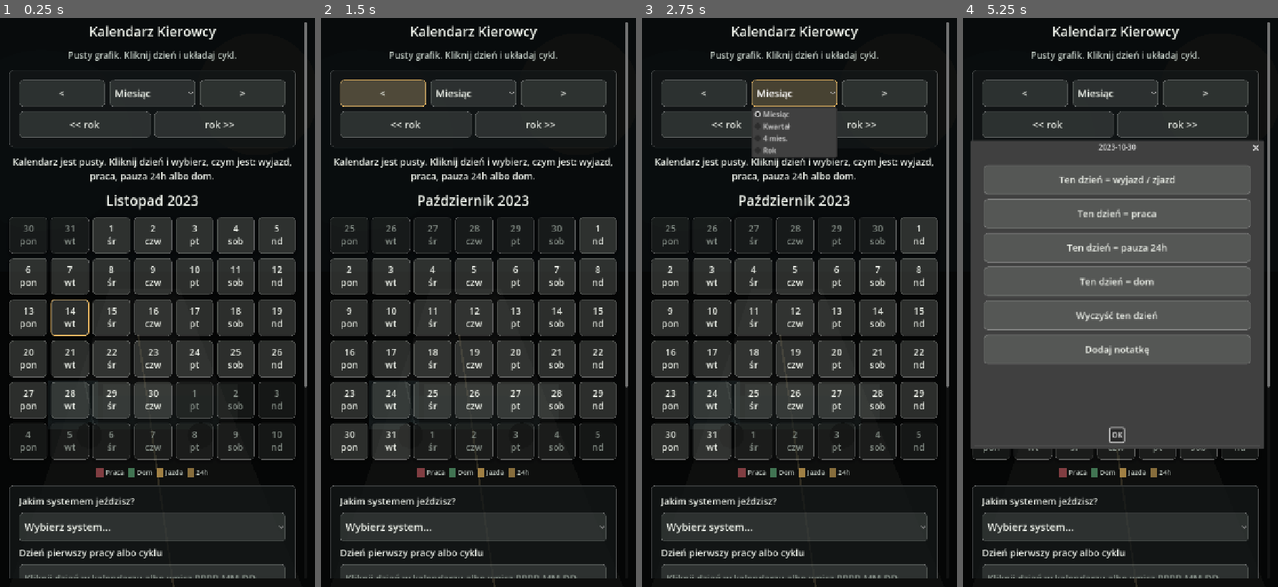
Above: before the commit, frames 1-4 (left to right).
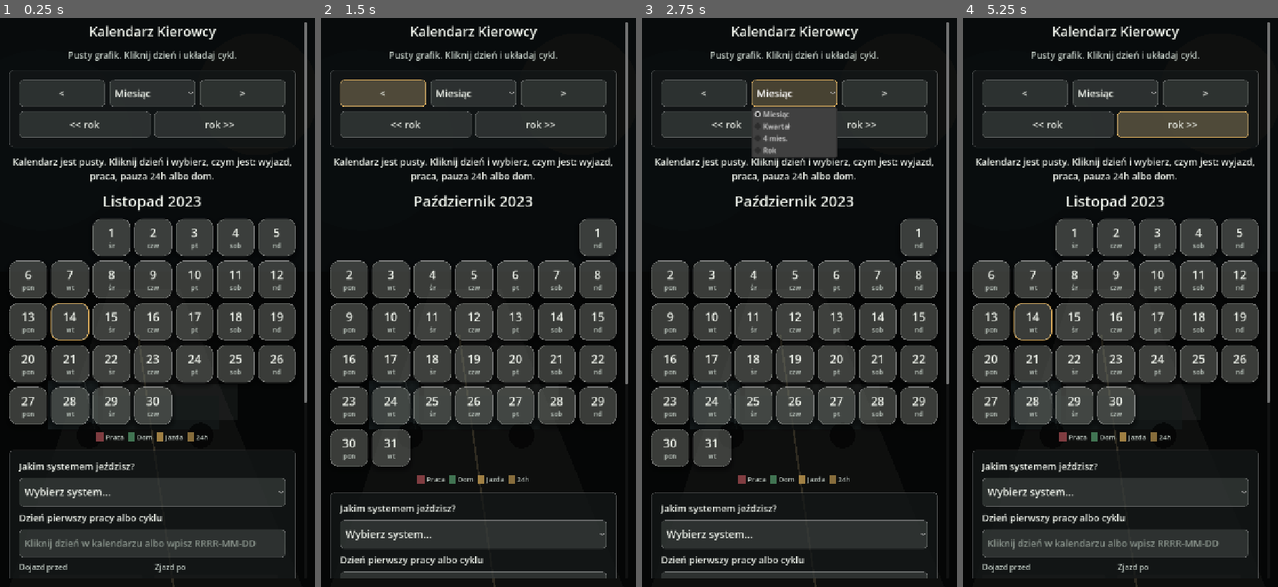
Above: after the commit, the same moments.

Repository: ElKlient/IDOL-Genesis
Game: Godot game, scene res://scenes/main.tscn
Same seed, same stepped clock (60 frames per second), same inputs: the game is played once before the commit and once after it.
Inputs (mouse positions are in pixels of both pictures, inside the frame that each line leads up to):
- Up to frame 1 (0.25 s): no input
- Up to frame 2 (1.5 s): click "<" at 0.5 s; click (472, 575) at 1.27 s; type "12" at 1.35 s
- Up to frame 3 (2.75 s): click "Miesiąc" at 2 s
- Up to frame 4 (5.25 s): click ">" at 2.75 s; click "<< rok" at 3.5 s; click "rok >>" at 4.25 s; click (991, 234) at 5 s, where only the run before the commit has a clickable "30 pon"

The runs differ from the first frame. In frame 1, 22% of the frame differs, in the area x 2-98%, y 30-99%; in frame 2, 18%; in frame 3, 18%; in frame 4, 54%, in the area x 2-98%, y 16-99%.

Commit message:
Use seven mobile tiles per calendar row

Diff:
--- a/scripts/main.gd
+++ b/scripts/main.gd
@@ -21,7 +21,7 @@
 
 const COLOR_PANEL := Color(0.075, 0.090, 0.092, 0.76)
 const COLOR_PANEL_SOFT := Color(0.110, 0.125, 0.122, 0.72)
-const COLOR_TILE_EMPTY := Color(0.90, 0.93, 0.88, 0.18)
+const COLOR_TILE_EMPTY := Color(0.90, 0.93, 0.88, 0.24)
 const COLOR_TILE_EMPTY_OUTSIDE := Color(0.90, 0.93, 0.88, 0.08)
 const COLOR_TEXT := Color(0.94, 0.955, 0.925)
 const COLOR_TEXT_MUTED := Color(0.76, 0.80, 0.77)
@@ -32,6 +32,7 @@
 const COLOR_REST := Color(0.62, 0.50, 0.27, 0.84)
 const COLOR_TODAY := Color(0.92, 0.72, 0.38)
 const PORTRAIT_WIDTH := 640
+const TILE_COLUMNS := 7
 
 var calculator := ScheduleCalculator.new()
 var current_year: int
@@ -462,65 +463,101 @@
 func _make_month_section(year: int, month: int) -> VBoxContainer:
 	var section := VBoxContainer.new()
 	section.size_flags_horizontal = Control.SIZE_EXPAND_FILL
-	section.add_theme_constant_override("separation", 14)
-
-	var title := _make_label("%s %d" % [MONTH_NAMES[month - 1], year], 31 if _range_months() == 1 else 27, COLOR_TEXT)
+	section.add_theme_constant_override("separation", 16)
+
+	var title := _make_label("%s %d" % [MONTH_NAMES[month - 1], year], 33 if _range_months() == 1 else 28, COLOR_TEXT)
 	title.horizontal_alignment = HORIZONTAL_ALIGNMENT_CENTER
 	section.add_child(title)
 
 	var grid := GridContainer.new()
-	grid.columns = 7
+	grid.columns = TILE_COLUMNS
 	grid.size_flags_horizontal = Control.SIZE_EXPAND_FILL
 	grid.add_theme_constant_override("h_separation", 8)
 	grid.add_theme_constant_override("v_separation", 10)
 	section.add_child(grid)
 
 	var first_offset := ScheduleCalculator.month_start_weekday_monday(year, month)
+	for _offset in range(first_offset):
+		grid.add_child(_make_day_spacer())
+
 	var days_current := ScheduleCalculator.days_in_month(year, month)
-
-	for cell_index in range(42):
-		var date := _date_for_month_cell(year, month, cell_index, first_offset, days_current)
-		var date_year := int(date["year"])
-		var date_month := int(date["month"])
-		var date_day := int(date["day"])
-		var day_index := ScheduleCalculator.day_index_from_date(date_year, date_month, date_day)
-		var key := _date_key(date_year, date_month, date_day)
+	for day in range(1, days_current + 1):
+		var day_index := ScheduleCalculator.day_index_from_date(year, month, day)
+		var key := _date_key(year, month, day)
 		var state := _visual_state_for_day(day_index, key)
-		var in_month := date_month == month
-		grid.add_child(_make_day_cell(date_year, date_month, date_day, day_index, in_month, state, day_index == today_day_index))
+		grid.add_child(_make_day_cell(year, month, day, day_index, state, day_index == today_day_index))
 
 	return section
 
 
-func _make_day_cell(year: int, month: int, day: int, day_index: int, in_month: bool, state: int, is_today: bool) -> Button:
+func _make_day_cell(year: int, month: int, day: int, day_index: int, state: int, is_today: bool) -> Button:
 	var key := _date_key(year, month, day)
 	var button := Button.new()
-	button.text = _day_cell_text(day, day_index, state, notes.has(key))
+	button.text = ""
 	button.custom_minimum_size = Vector2(0, _day_cell_height())
 	button.size_flags_horizontal = Control.SIZE_EXPAND_FILL
 	button.clip_text = true
 	button.alignment = HORIZONTAL_ALIGNMENT_CENTER
-	button.add_theme_font_size_override("font_size", _day_cell_font_size())
-	button.add_theme_color_override("font_color", COLOR_TEXT if in_month else COLOR_TEXT_DIM)
+	button.add_theme_color_override("font_color", COLOR_TEXT)
 	button.add_theme_color_override("font_hover_color", COLOR_TEXT)
 	button.add_theme_color_override("font_pressed_color", COLOR_TEXT)
-	button.add_theme_stylebox_override("normal", _tile_style(_state_color(state, in_month), is_today))
-	button.add_theme_stylebox_override("hover", _tile_style(_state_color(state, in_month).lightened(0.08), is_today))
-	button.add_theme_stylebox_override("pressed", _tile_style(_state_color(state, in_month).darkened(0.09), is_today))
-	button.add_theme_stylebox_override("focus", _tile_style(_state_color(state, in_month), true))
+	button.add_theme_stylebox_override("normal", _tile_style(_state_color(state), is_today))
+	button.add_theme_stylebox_override("hover", _tile_style(_state_color(state).lightened(0.08), is_today))
+	button.add_theme_stylebox_override("pressed", _tile_style(_state_color(state).darkened(0.09), is_today))
+	button.add_theme_stylebox_override("focus", _tile_style(_state_color(state), true))
+	_fill_day_tile(button, day, day_index, state, notes.has(key))
 	button.pressed.connect(_open_day_actions.bind(year, month, day))
 	return button
 
 
-func _day_cell_text(day: int, day_index: int, state: int, has_note: bool) -> String:
-	var weekday := _weekday_short_for_day_index(day_index)
+func _make_day_spacer() -> Control:
+	var spacer := Control.new()
+	spacer.custom_minimum_size = Vector2(0, _day_cell_height())
+	spacer.size_flags_horizontal = Control.SIZE_EXPAND_FILL
+	return spacer
+
+
+func _fill_day_tile(button: Button, day: int, day_index: int, state: int, has_note: bool) -> void:
+	var margin := MarginContainer.new()
+	margin.mouse_filter = Control.MOUSE_FILTER_IGNORE
+	margin.set_anchors_preset(Control.PRESET_FULL_RECT)
+	margin.add_theme_constant_override("margin_left", 4)
+	margin.add_theme_constant_override("margin_right", 4)
+	margin.add_theme_constant_override("margin_top", 4)
+	margin.add_theme_constant_override("margin_bottom", 4)
+	button.add_child(margin)
+
+	var box := VBoxContainer.new()
+	box.mouse_filter = Control.MOUSE_FILTER_IGNORE
+	box.alignment = BoxContainer.ALIGNMENT_CENTER
+	box.size_flags_vertical = Control.SIZE_EXPAND_FILL
+	box.add_theme_constant_override("separation", 0)
+	margin.add_child(box)
+
+	var day_label := _tile_label(str(day), _tile_day_font_size(), COLOR_TEXT)
+	box.add_child(day_label)
+
+	var weekday_label := _tile_label(_weekday_short_for_day_index(day_index), _tile_weekday_font_size(), COLOR_TEXT_MUTED)
+	box.add_child(weekday_label)
+
 	var state_name := _state_short_name(state)
-	var text := "%d\n%s" % [day, weekday]
 	if not state_name.is_empty():
-		text += "\n%s" % state_name
-	if has_note:
-		text += "\nnot."
-	return text
+		box.add_child(_tile_label(state_name, _tile_badge_font_size(), COLOR_TEXT))
+	elif has_note:
+		box.add_child(_tile_label("not.", _tile_badge_font_size(), COLOR_TEXT_MUTED))
+
+
+func _tile_label(text: String, font_size: int, color: Color) -> Label:
+	var label := Label.new()
+	label.mouse_filter = Control.MOUSE_FILTER_IGNORE
+	label.text = text
+	label.horizontal_alignment = HORIZONTAL_ALIGNMENT_CENTER
+	label.vertical_alignment = VERTICAL_ALIGNMENT_CENTER
+	label.size_flags_horizontal = Control.SIZE_EXPAND_FILL
+	label.clip_text = true
+	label.add_theme_font_size_override("font_size", font_size)
+	label.add_theme_color_override("font_color", color)
+	return label
 
 
 func _open_day_actions(year: int, month: int, day: int) -> void:
@@ -708,19 +745,37 @@
 func _day_cell_height() -> int:
 	match _range_months():
 		12:
-			return 58
+			return 56
 		3, 4:
-			return 68
-	return 82
-
-
-func _day_cell_font_size() -> int:
+			return 70
+	return 84
+
+
+func _tile_day_font_size() -> int:
 	match _range_months():
 		12:
-			return 15
+			return 17
 		3, 4:
-			return 17
-	return 20
+			return 22
+	return 26
+
+
+func _tile_weekday_font_size() -> int:
+	match _range_months():
+		12:
+			return 9
+		3, 4:
+			return 12
+	return 14
+
+
+func _tile_badge_font_size() -> int:
+	match _range_months():
+		12:
+			return 8
+		3, 4:
+			return 10
+	return 11
 
 
 func _selected_pause_hours() -> int:
@@ -884,16 +939,16 @@
 func _tile_style(color: Color, is_today: bool) -> StyleBoxFlat:
 	var style := StyleBoxFlat.new()
 	style.bg_color = color
-	style.set_corner_radius_all(8)
+	style.set_corner_radius_all(18)
 	style.set_border_width_all(2 if is_today else 1)
-	style.border_color = COLOR_TODAY if is_today else Color(1.0, 1.0, 1.0, 0.13)
-	style.shadow_color = Color(0.0, 0.0, 0.0, 0.28)
-	style.shadow_size = 7
-	style.shadow_offset = Vector2(0, 3)
-	style.content_margin_left = 5
-	style.content_margin_right = 5
-	style.content_margin_top = 5
-	style.content_margin_bottom = 5
+	style.border_color = COLOR_TODAY if is_today else Color(1.0, 1.0, 1.0, 0.20)
+	style.shadow_color = Color(0.0, 0.0, 0.0, 0.34)
+	style.shadow_size = 11
+	style.shadow_offset = Vector2(0, 5)
+	style.content_margin_left = 8
+	style.content_margin_right = 8
+	style.content_margin_top = 10
+	style.content_margin_bottom = 8
 	return style
 
 
